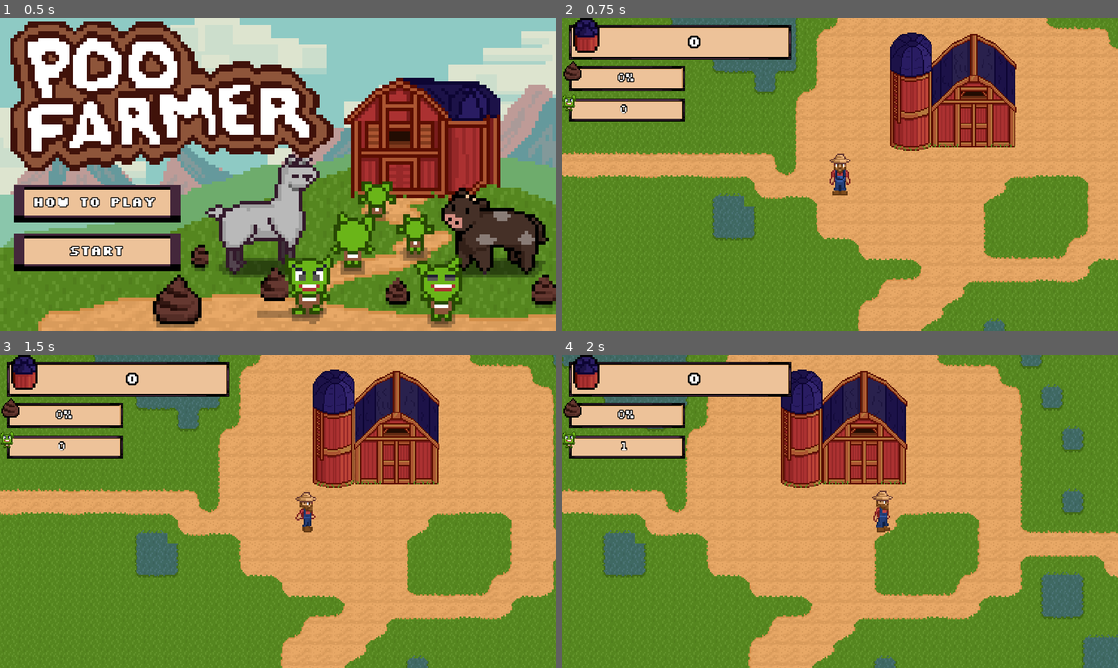
Above: before the commit, frames 1-4 (two rows, left to right).
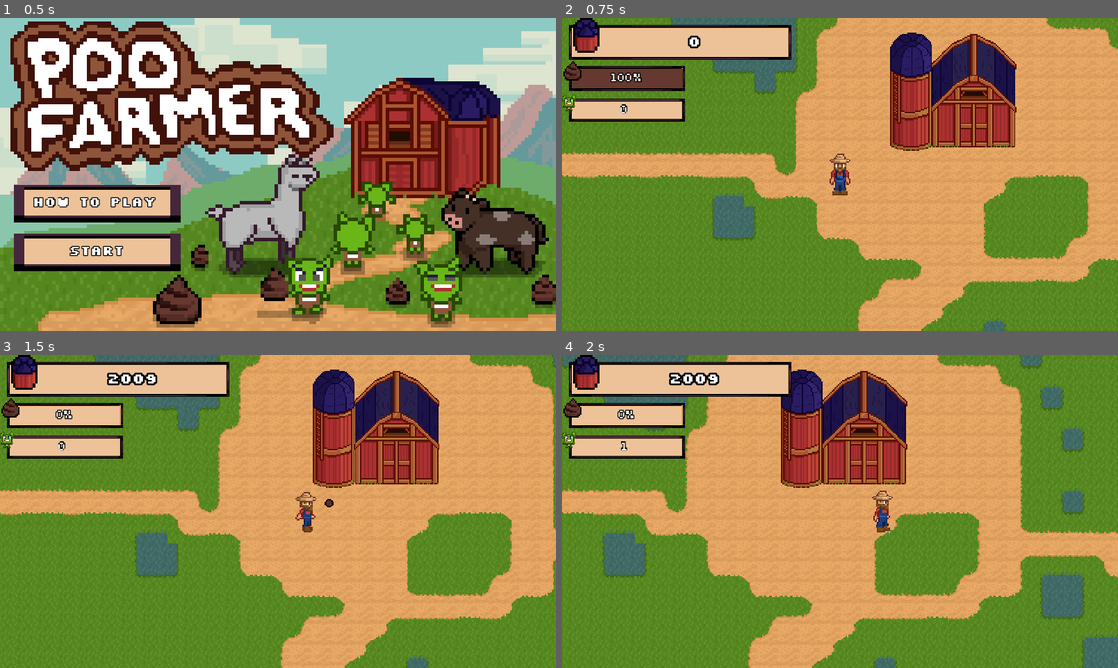
Above: after the commit, the same moments.

Repository: astro-panda/poo-farmer
Game: Godot game, scene res://Scenes/Main.tscn
Two runs of this game, one before a commit and one after it. Both use one fixed random seed, a clock stepped at 60 frames per second and the inputs below.
Inputs (mouse positions are in pixels of both pictures, inside the frame that each line leads up to):
- Up to frame 1 (0.5 s): no input
- Up to frame 2 (0.75 s): click "Start" at 0.5 s
- Up to frame 3 (1.5 s): tap Enter at 1.25 s; move the mouse to (400, 495) at 1.27 s; press the mouse at (400, 495) at 1.28 s; hold Right (move_right) from 1.28 s (still down)
- Up to frame 4 (2 s): keep holding Right (move_right); tap Keypad 0 (deep_pockets, bound only after the commit) at 1.55 s

Frame 1 is identical in both runs. In frame 2, 1.2% of the frame differs, in the area x 1-22%, y 16-23%; in frame 3, 0.4%; in frame 4, 0.3%.

Commit message:
fixed rocket explode; added developer tools

Diff:
--- a/poofarmer/Scenes/Animal/Animal.tscn
+++ b/poofarmer/Scenes/Animal/Animal.tscn
@@ -469,7 +469,6 @@
 [node name="Sprite" type="AnimatedSprite" parent="."]
 frames = SubResource( 2 )
 animation = "Chicken - down"
-frame = 1
 playing = true
 
 [node name="CollisionShape2D" type="CollisionShape2D" parent="."]
--- a/poofarmer/Scenes/Main.tscn
+++ b/poofarmer/Scenes/Main.tscn
@@ -199,6 +199,8 @@
 __meta__ = {
 "_edit_group_": true
 }
+currentHoldAmount = 10
+totalPooAmount = 2000
 
 [node name="ModalWindow" parent="Player" instance=ExtResource( 9 )]
 visible = false
--- a/poofarmer/Scenes/Player.tscn
+++ b/poofarmer/Scenes/Player.tscn
@@ -150,6 +150,7 @@
 scale = Vector2( 1.5, 1.5 )
 frames = SubResource( 2 )
 animation = "down"
+frame = 2
 playing = true
 
 [node name="SpeechBubble" type="AnimatedSprite" parent="PlayerSprite"]
--- a/poofarmer/Scenes/PooPellets.tscn
+++ b/poofarmer/Scenes/PooPellets.tscn
@@ -31,7 +31,9 @@
 
 [node name="Exploder" type="AudioStreamPlayer2D" parent="."]
 stream = ExtResource( 3 )
-volume_db = -10.0
+volume_db = 10.466
+attenuation = 2.0
+bus = "Poots"
 
 [connection signal="body_entered" from="." to="." method="_on_PooPellets_body_entered"]
 [connection signal="timeout" from="RailShotTimer" to="." method="_on_RailShotTimer_timeout"]
--- a/poofarmer/Scripts/Main.gd
+++ b/poofarmer/Scripts/Main.gd
@@ -11,6 +11,8 @@
 # preload spawner scenes to enable global game reset
 var animal_spawner
 var enemy_spawner
+
+var game_started = false
 
 # Called when the node enters the scene tree for the first time.
 func _ready():
@@ -37,11 +39,13 @@
 	add_child(animal_spawner)
 	add_child(enemy_spawner)
 
-	hud.update_global_poo_label(0)
-	hud.update_global_goblin_label(0)
+	var _player = player as Player
+	if game_started:
+		player.reset()
+		hud.update_global_poo_label(0)
+		hud.update_global_goblin_label(0)
 
-	var _player = player as Player
-	player.reset()
+	game_started = true
 
 func quit():
 	start_screen.begin()
--- a/poofarmer/Scripts/Player.gd
+++ b/poofarmer/Scripts/Player.gd
@@ -11,14 +11,15 @@
 export var speed = 250
 export var holdCapacity = 10
 export var goblinStealAmount = 5
-var currentHoldAmount = 0
-var totalPooAmount = 0
+export var currentHoldAmount = 0
+export var totalPooAmount = 0
 var screen_size
 var gross_poo_harvested = 0
 var shoot_enabled = false
+var disable_ammo = false
 
 var fireModes = [FireMode.values.Shovel]
-var equippedFireMode = FireMode.values.Shovel
+export(FireMode.values) var equippedFireMode = FireMode.values.Shovel
 
 onready var hud = get_tree().get_nodes_in_group("hud")[0]
 onready var silo = get_tree().get_nodes_in_group("silo")[0]
@@ -65,6 +66,23 @@
 		velocity.y += 1
 	if Input.is_action_pressed("move_up"):
 		velocity.y -= 1
+
+	# shhhhh our little secret
+	if Input.is_action_pressed("modifier"):
+		if Input.is_action_pressed("deep_pockets"):
+			disable_ammo = !disable_ammo
+		if Input.is_action_pressed("shovel"):
+			equippedFireMode = FireMode.values.Shovel
+		if Input.is_action_pressed("pistol"):
+			equippedFireMode = FireMode.values.Pistol
+		if Input.is_action_pressed("shatgun"):
+			equippedFireMode = FireMode.values.Shatgun
+		if Input.is_action_pressed("scatling"):
+			equippedFireMode = FireMode.values.Scatling
+		if Input.is_action_pressed("launcher"):
+			equippedFireMode = FireMode.values.RocketLauncher
+		if Input.is_action_pressed("railgun"):
+			equippedFireMode = FireMode.values.Railgun
 
 	if velocity.x > 0:
 		$PlayerSprite.animation = "right"
--- a/poofarmer/Scripts/PooPellets.gd
+++ b/poofarmer/Scripts/PooPellets.gd
@@ -31,9 +31,8 @@
 		if distTraveled >= distance || explodeOverride:
 			if willExplode:
 				if !exploding:
-					$Exploder.play()
 					exploding = true
-
+				start_explode()
 				scale.x += 0.4
 				scale.y += 0.4
 				if scale.x >= explodeSize || scale.y >= explodeSize:
@@ -47,12 +46,15 @@
 func _on_PooPellets_body_entered(body):
 	if body.has_method("handle_hit"):
 		body.handle_hit(damage)
-		if !exploding:
+		if willExplode:
 			explodeOverride = true
-			exploding = true
-		if !willExplode || !isRailShot:
+
+		if !willExplode && !isRailShot:
 			queue_free()
 
+func start_explode():
+	if !$Exploder.playing:
+		$Exploder.play()
 
 func _on_RailShotTimer_timeout():
 	queue_free()
--- a/poofarmer/Scripts/Pooter.gd
+++ b/poofarmer/Scripts/Pooter.gd
@@ -74,8 +74,9 @@
 
 func shoot():
 	var playerAmt = player.currentHoldAmount
-	if canFire && player.currentHoldAmount >= cost:
-		player.currentHoldAmount -= cost
+	if canFire && (player.currentHoldAmount >= cost || player.disable_ammo):
+		if !player.disable_ammo:
+			player.currentHoldAmount -= cost
 		var poo_pellets_instance = poo_pellets.instance()
 		poo_pellets_instance.damage = damage
 		poo_pellets_instance.poo_speed = pooSpeed
--- a/poofarmer/project.godot
+++ b/poofarmer/project.godot
@@ -142,6 +142,47 @@
 "events": [ Object(InputEventKey,"resource_local_to_scene":false,"resource_name":"","device":0,"alt":false,"shift":false,"control":false,"meta":false,"command":false,"pressed":false,"scancode":88,"physical_scancode":0,"unicode":0,"echo":false,"script":null)
  ]
 }
+deep_pockets={
+"deadzone": 0.5,
+"events": [ Object(InputEventKey,"resource_local_to_scene":false,"resource_name":"","device":0,"alt":false,"shift":false,"control":false,"meta":false,"command":false,"pressed":false,"scancode":16777350,"physical_scancode":0,"unicode":0,"echo":false,"script":null)
+, Object(InputEventKey,"resource_local_to_scene":false,"resource_name":"","device":0,"alt":false,"shift":false,"control":false,"meta":false,"command":false,"pressed":false,"scancode":48,"physical_scancode":0,"unicode":0,"echo":false,"script":null)
+ ]
+}
+modifier={
+"deadzone": 0.5,
+"events": [ Object(InputEventKey,"resource_local_to_scene":false,"resource_name":"","device":0,"alt":false,"shift":false,"control":false,"meta":false,"command":false,"pressed":false,"scancode":16777240,"physical_scancode":0,"unicode":0,"echo":false,"script":null)
+ ]
+}
+shovel={
+"deadzone": 0.5,
+"events": [ Object(InputEventKey,"resource_local_to_scene":false,"resource_name":"","device":0,"alt":false,"shift":false,"control":false,"meta":false,"command":false,"pressed":false,"scancode":49,"physical_scancode":0,"unicode":0,"echo":false,"script":null)
+ ]
+}
+pistol={
+"deadzone": 0.5,
+"events": [ Object(InputEventKey,"resource_local_to_scene":false,"resource_name":"","device":0,"alt":false,"shift":false,"control":false,"meta":false,"command":false,"pressed":false,"scancode":50,"physical_scancode":0,"unicode":0,"echo":false,"script":null)
+ ]
+}
+shatgun={
+"deadzone": 0.5,
+"events": [ Object(InputEventKey,"resource_local_to_scene":false,"resource_name":"","device":0,"alt":false,"shift":false,"control":false,"meta":false,"command":false,"pressed":false,"scancode":51,"physical_scancode":0,"unicode":0,"echo":false,"script":null)
+ ]
+}
+scatling={
+"deadzone": 0.5,
+"events": [ Object(InputEventKey,"resource_local_to_scene":false,"resource_name":"","device":0,"alt":false,"shift":false,"control":false,"meta":false,"command":false,"pressed":false,"scancode":52,"physical_scancode":0,"unicode":0,"echo":false,"script":null)
+ ]
+}
+launcher={
+"deadzone": 0.5,
+"events": [ Object(InputEventKey,"resource_local_to_scene":false,"resource_name":"","device":0,"alt":false,"shift":false,"control":false,"meta":false,"command":false,"pressed":false,"scancode":53,"physical_scancode":0,"unicode":0,"echo":false,"script":null)
+ ]
+}
+railgun={
+"deadzone": 0.5,
+"events": [ Object(InputEventKey,"resource_local_to_scene":false,"resource_name":"","device":0,"alt":false,"shift":false,"control":false,"meta":false,"command":false,"pressed":false,"scancode":54,"physical_scancode":0,"unicode":0,"echo":false,"script":null)
+ ]
+}
 
 [mono]
 
